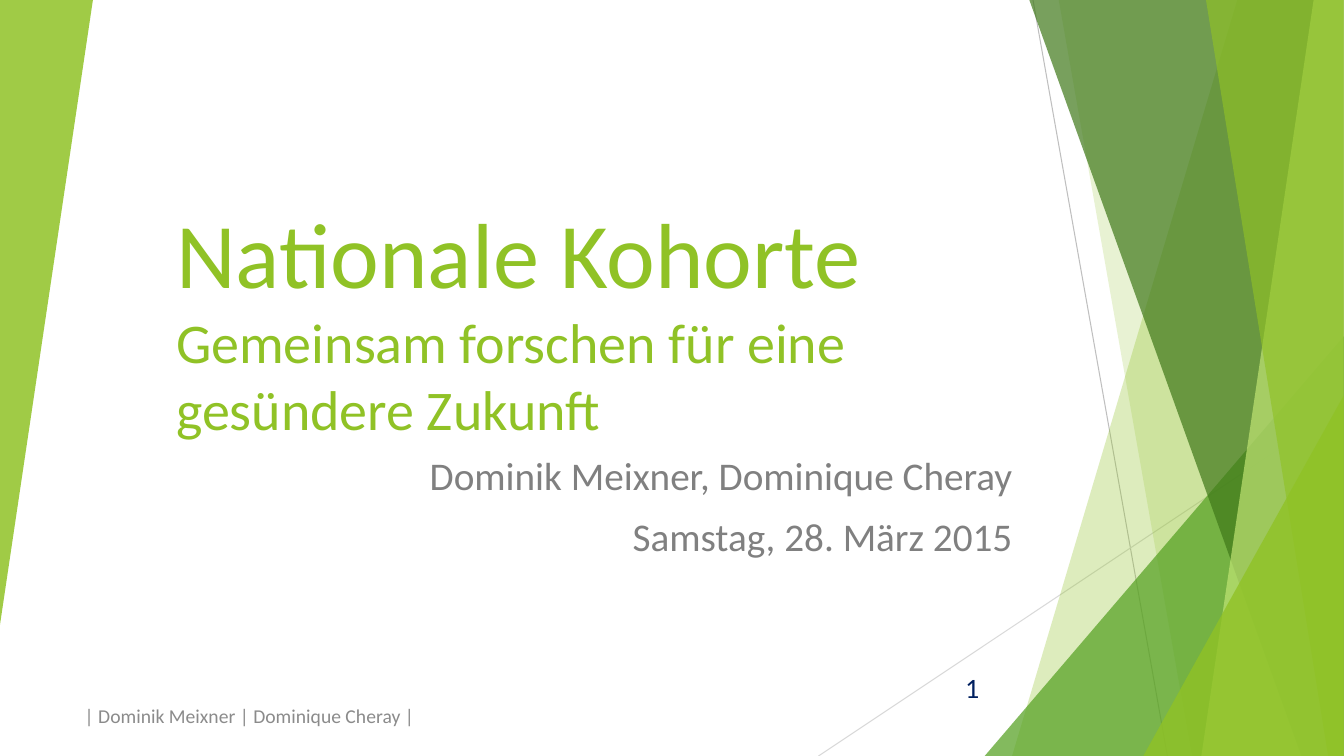
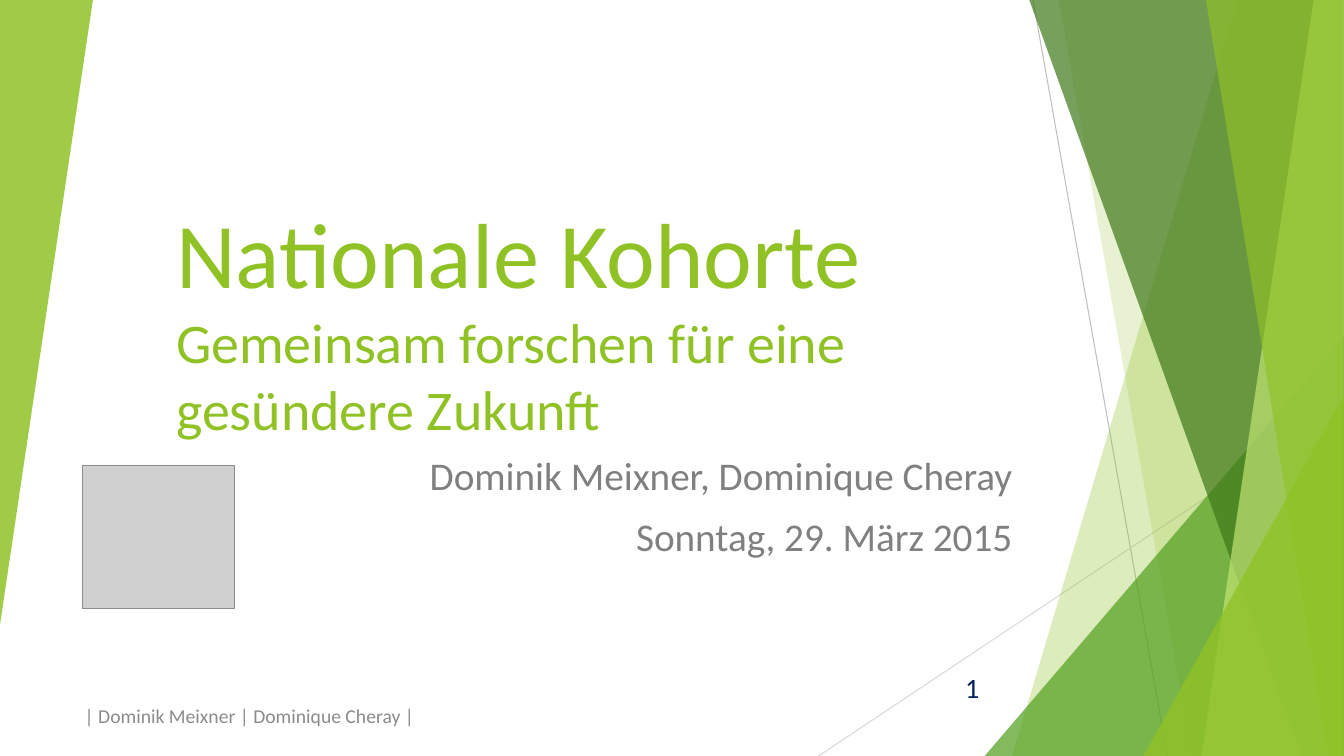
Before and after one commit to domeix/BlaBla, a slide deck: slide 1 of NationaleKohorte/NationaleKohortePraes.pptx. Drawn at 1344x756 pixels with LibreOffice and Linux fonts; fonts in the diff are those of the drawing; grey boxes stand for pictures. Boxes give left, top, right and bottom in pixels: in the first picture for what was removed or moved away, otherwise in the second. Text is boxed around its words. In the diff, an @@ line names an element or a change of style, - is before the commit and + after.

Commit message:
Präsentation Nationale Kohorte ist fertig
Hab die Präsentation fertig gemacht. Sind genau 22 Folien geworden.
Inklusive diverser Titelfolien. Ich dachte das würde mehr werden. Aber
inhaltlich gibt es nichts, was ich noch erwähnenswert finde. Das was man
noch labern könnte, interessiert doch keinen. Oder ist die
Entstehungsgeschichte interessant? Ich finde nicht.

```diff
--- a/NationaleKohorte/NationaleKohortePraes.pptx
+++ b/NationaleKohorte/NationaleKohortePraes.pptx
@@ picture added at (83,466,235,608) @@
@@ subtitle at (636,525,1012,558): text changed @@
-Samstag, 28. März 2015
+Sonntag, 29. März 2015
```
Also in this commit, not shown: 4 other slides changed, 15 slides added, 1 other file.
